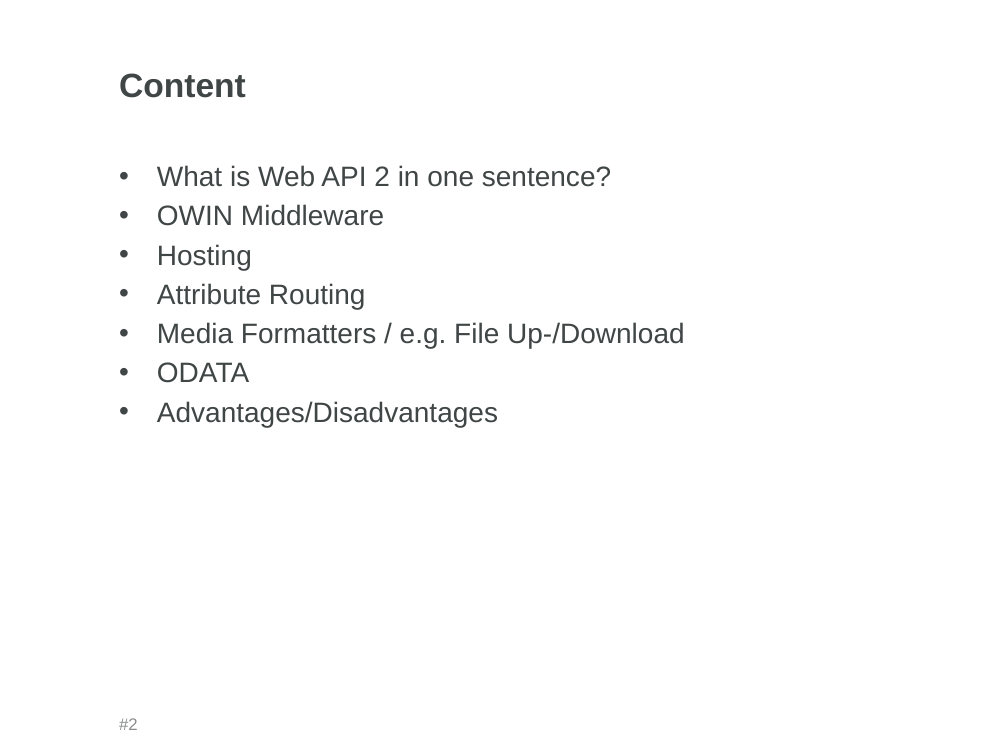
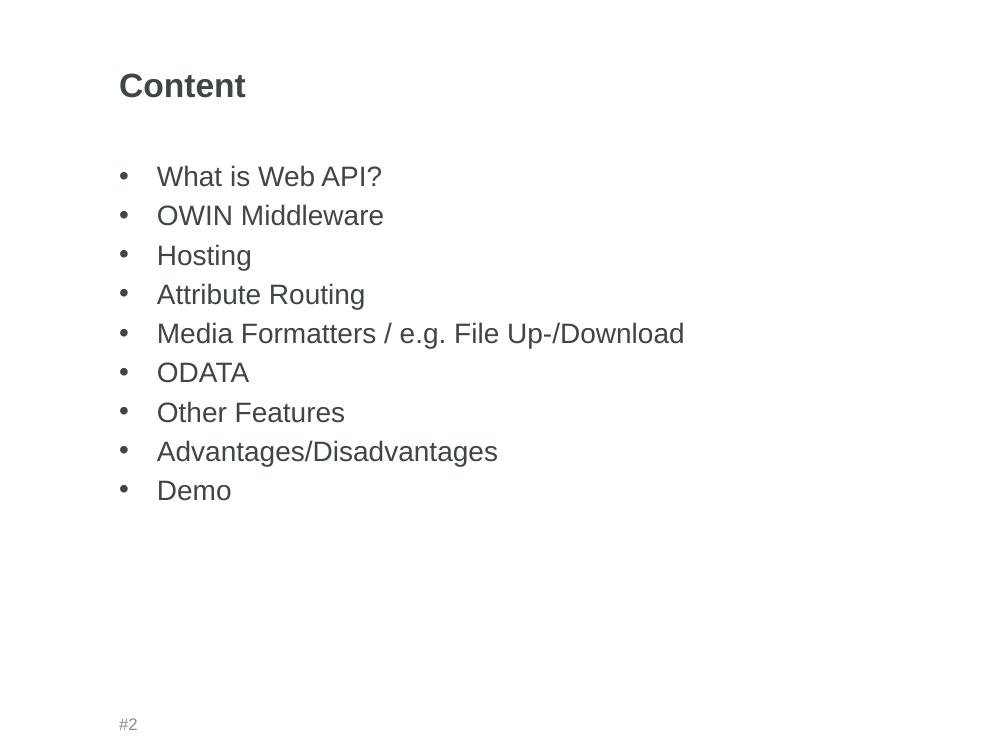
Before and after one commit to rfe-nosi/WebAPI, a slide deck: slide 2 of WebAPI_Short.pptx. Drawn at 1008x756 pixels with LibreOffice and Linux fonts; fonts in the diff are those of the drawing; background and template pictures are left out. Boxes give left, top, right and bottom in pixels: in the first picture for what was removed or moved away, otherwise in the second. Text is boxed around its words. In the diff, an @@ line names an element or a change of style, - is before the commit and + after.

```diff
--- a/WebAPI_Short.pptx
+++ b/WebAPI_Short.pptx
@@ text at box(157, 165, 382, 187): text changed @@
-• What is Web API 2 in one sentence?
+• What is Web API?
@@ text at box(157, 401, 346, 423): paragraph added @@
+• Other Features
@@ text at box(157, 480, 232, 501): paragraph added @@
+• Demo
```
Also in this commit, not shown: 3 other slides changed, 3 slides added, 1 slide removed, 2 other files.
